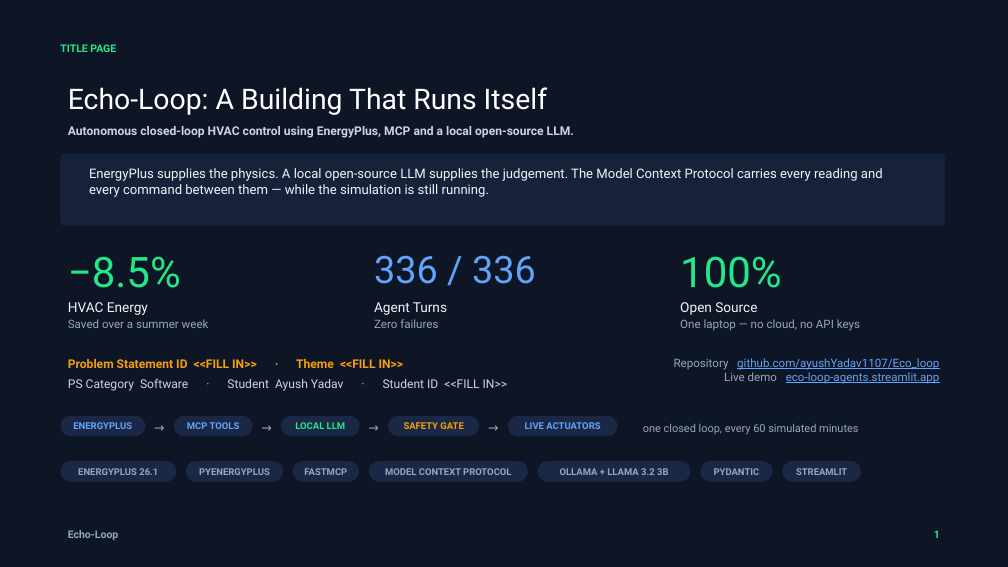
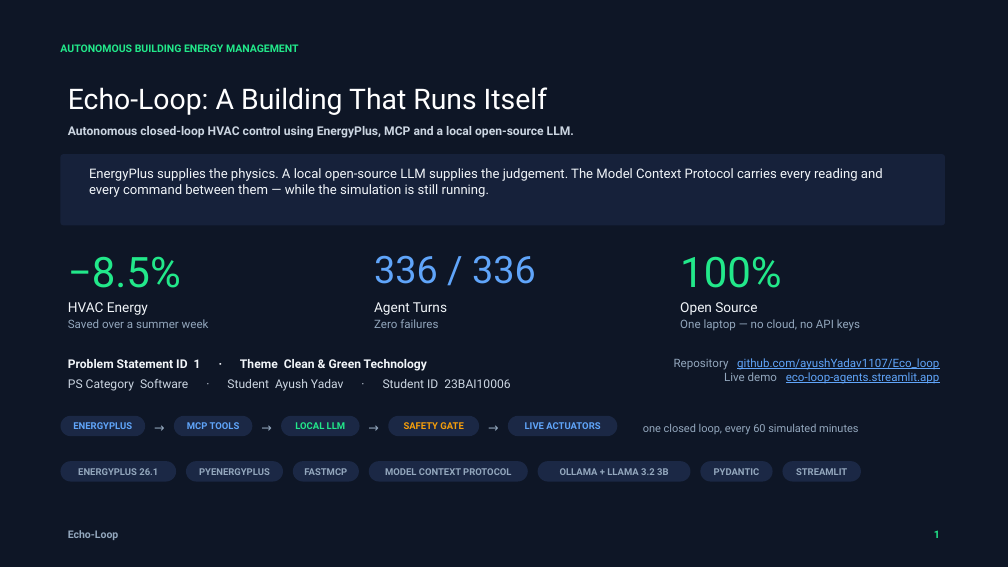
Before and after one commit to ayushYadav1107/Eco_loop_building_agents, a slide deck: slide 1 of deck/Echo-Loop_Idea_Deck.pptx. Drawn at 1008x567 pixels with LibreOffice and Linux fonts; fonts in the diff are those of the drawing. Boxes give left, top, right and bottom in pixels: in the first picture for what was removed or moved away, otherwise in the second. Text is boxed around its words. In the diff, an @@ line names an element or a change of style, - is before the commit and + after.

```diff
--- a/deck/Echo-Loop_Idea_Deck.pptx
+++ b/deck/Echo-Loop_Idea_Deck.pptx
@@ text at bbox=[60, 44, 299, 52]: text changed @@
-TITLE PAGE
+AUTONOMOUS BUILDING ENERGY MANAGEMENT
@@ text at bbox=[68, 359, 510, 391]: text changed @@
-Problem Statement ID <<FILL IN>> · Theme <<FILL IN>>
-PS Category Software · Student Ayush Yadav · Student ID <<FILL IN>>
+Problem Statement ID 1 · Theme Clean & Green Technology
+PS Category Software · Student Ayush Yadav · Student ID 23BAI10006
```
Also in this commit, not shown: 1 other slide changed, 5 other files.
